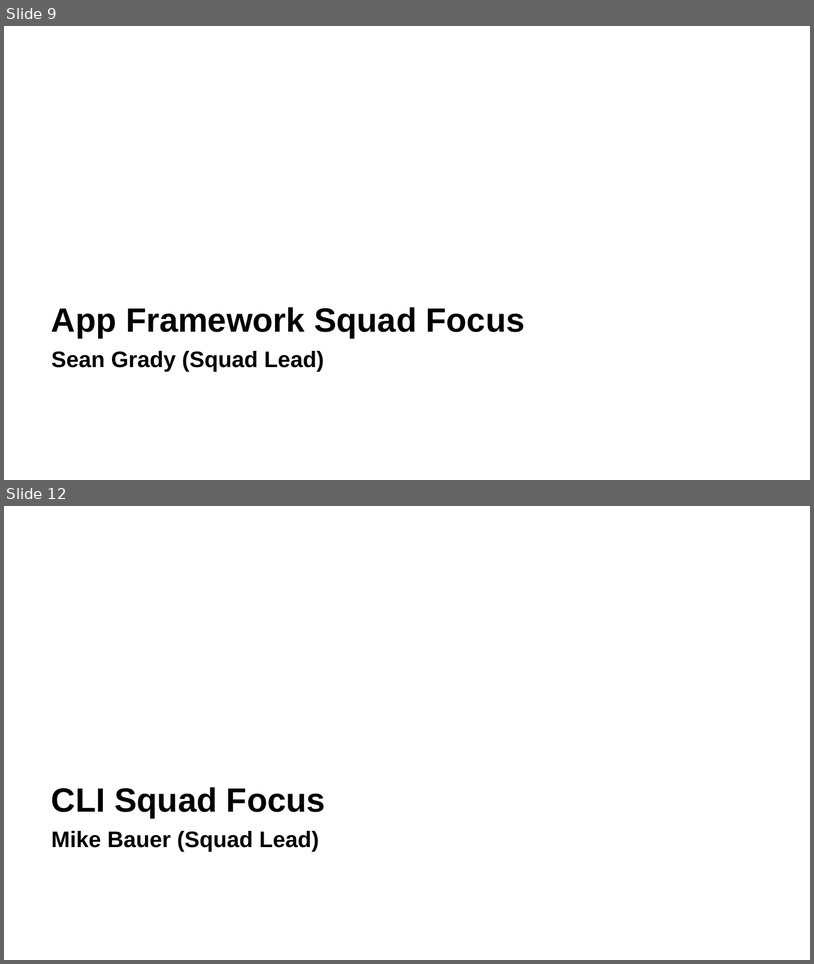
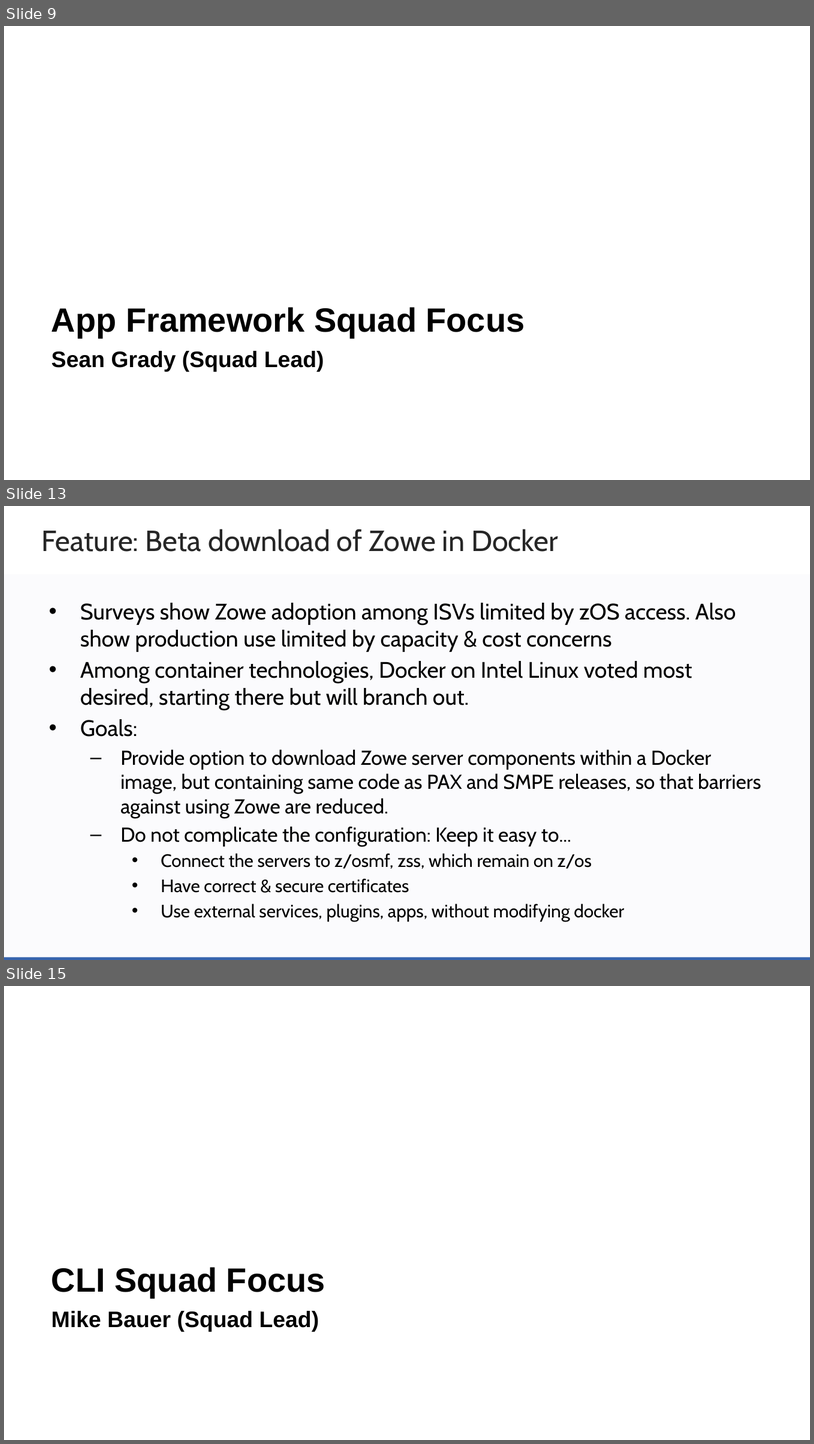
Before and after one commit to zowe/community, a slide deck: Project Management/20PI3 Planning/Zowe Community Squad Focus for 20PI3.pptx. Shown one above the other, each under a label of ours: slides 9 and 12 before the commit, slides 9, 13 and 15 after it; the slides between them are not shown. The pictures are 814x964 and 814x1444 pixels, drawn with LibreOffice and Linux fonts; fonts in the diff are those of the drawing; background and template pictures are left out. Boxes give left, top, right and bottom in pixels: in the first picture for what was removed or moved away, otherwise in the second. Text is boxed around its words. In the diff, an @@ line names an element or a change of style, - is before the commit and + after.

```diff
--- a/Project Management/20PI3 Planning/Zowe Community Squad Focus for 20PI3.pptx
+++ b/Project Management/20PI3 Planning/Zowe Community Squad Focus for 20PI3.pptx
@@ slide 13 added at (4,506,810,960), background #FFFFFF @@
@@ text added at (41,529,558,552), 26 pt, text #262626 @@
+Feature: Beta download of Zowe in Docker
@@ rectangle added at (4,574,810,959), fill #3664AD at 2% opacity @@
@@ text added at (80,603,761,921), 20 pt, text #000000 @@
+• Surveys show Zowe adoption among ISVs limited by zOS access. Also show production use limited by capacity & cost concerns
+• Among container technologies, Docker on Intel Linux voted most desired, starting there but will branch out.
+• Goals:
+  – Provide option to download Zowe server components within a Docker image, but containing same code as PAX and SMPE releases, so that barriers against using Zowe are reduced.
+  – Do not complicate the configuration: Keep it easy to...
+    • Connect the servers to z/osmf, zss, which remain on z/os
+    • Have correct & secure certificates
+    • Use external services, plugins, apps, without modifying docker
@@ rectangle added at (4,957,810,960), fill #3664AD @@
@@ what was slide 12 is now slide 15 @@
```
Also in this commit, not shown: 24 slides changed, 4 other slides added, 2 slides removed.
